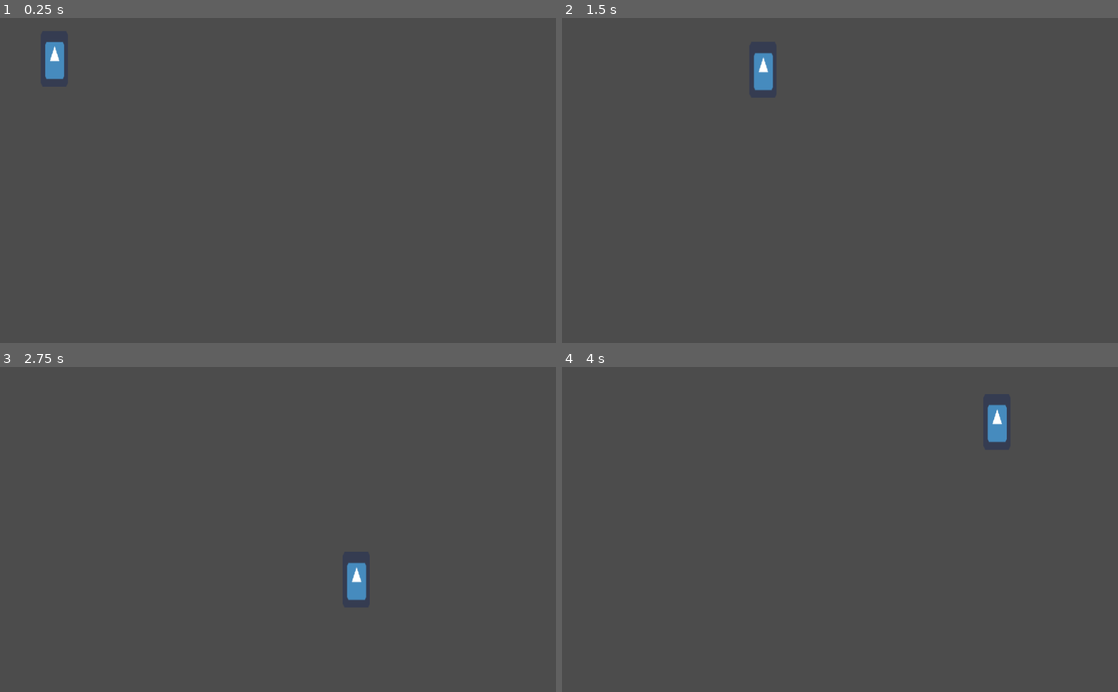
Above: before the commit, frames 1-4 (two rows, left to right).
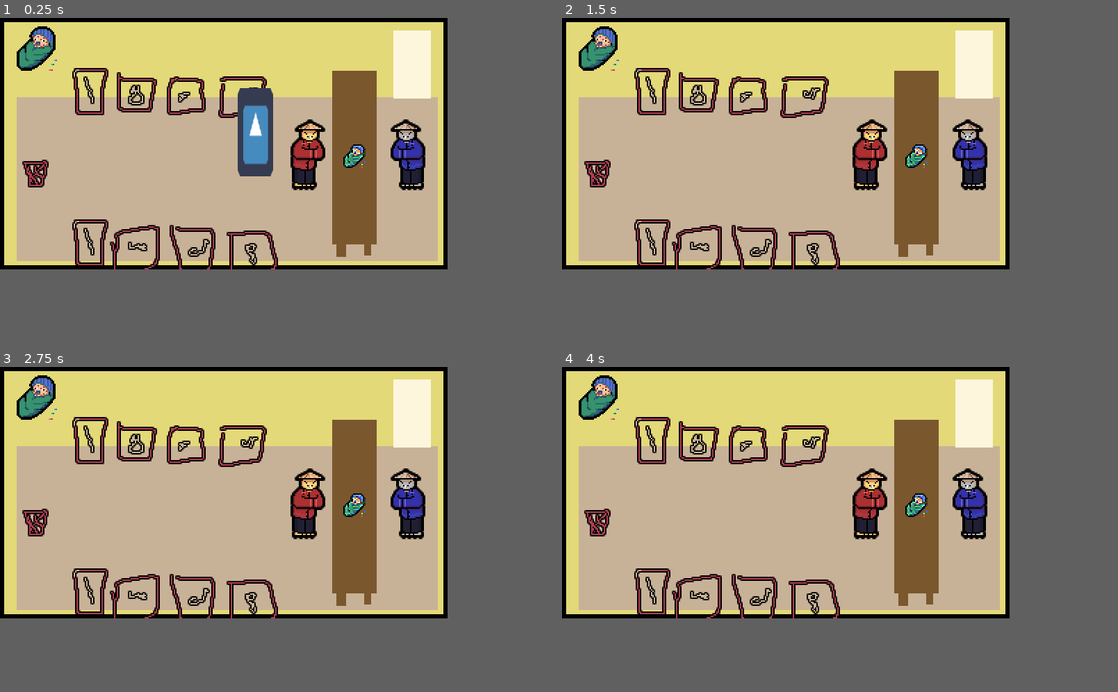
Above: after the commit, the same moments.

Repository: luis11011/Todoamil
Game: Godot game, scene res://World.tscn
The game is run twice, just before and just after one commit, with the same random seed, the same clock (stepped at 60 frames per second) and the same inputs. The engine's default icon, where the game draws it, is replaced by a stand-in: a white triangle on a blue panel in a dark square.
Inputs:
- Up to frame 1 (0.25 s): no input
- Up to frame 2 (1.5 s): tap Enter at 0.5 s; hold Right (ui_right) 0.53-1.28 s; tap Space (ui_select) at 0.6, 0.77, 1.07, 1.35 s; hold Down (ui_down) from 1.28 s (still down)
- Up to frame 3 (2.75 s): tap Space (ui_select) at 1.52, 1.82, 2.1 s; release Down (ui_down) at 2.03 s; hold Right (ui_right) from 2.03 s (still down)
- Up to frame 4 (4 s): release Right (ui_right) at 2.78 s; hold Up (ui_up) 2.78-3.53 s; tap Space (ui_select) at 2.85, 3.02, 3.32, 3.6, 3.77 s; hold Left (ui_left) from 3.53 s (still down)
In our replay, the window is 800x468 before the commit and 644x362 after it. These sizes can differ from the game's own. Grey fills any space a smaller window leaves; there, only what the larger window draws over its background counts as a difference.

The runs differ from the first frame. In frame 1, 61% of the frame differs, in the area x 0-81%, y 0-78%; in frame 2, 62%; in frame 3, 62%; in frame 4, 62%.

Commit message:
Window size

Diff:
--- a/Player.gd
+++ b/Player.gd
@@ -49,3 +49,4 @@
 	if areas.size()>0:
 		var object = areas[0] as Interactuable
 		object.interact()
+		var tomado = object.name
--- a/Player.tscn
+++ b/Player.tscn
@@ -3,23 +3,23 @@
 [ext_resource path="res://icon.png" type="Texture" id=1]
 [ext_resource path="res://Player.gd" type="Script" id=2]
 
-[sub_resource type="RectangleShape2D" id=1]
-extents = Vector2( 26, 26 )
+[sub_resource type="RectangleShape2D" id=3]
+extents = Vector2( 13, 13 )
 
 [sub_resource type="ConvexPolygonShape2D" id=2]
-points = PoolVector2Array( 0, -42, 42, 0, 0, 42, -42, 0 )
+points = PoolVector2Array( 0, -21, 21, 0, 0, 21, -21, 0 )
 
 [node name="Player" type="KinematicBody2D"]
 position = Vector2( 1, 0 )
 script = ExtResource( 2 )
 
 [node name="Sprite" type="Sprite" parent="."]
-position = Vector2( 0, -26.6134 )
-scale = Vector2( 1, 2.06454 )
+position = Vector2( -0.39721, -18.6691 )
+scale = Vector2( 0.507454, 1.27011 )
 texture = ExtResource( 1 )
 
 [node name="CollisionShape2D" type="CollisionShape2D" parent="."]
-shape = SubResource( 1 )
+shape = SubResource( 3 )
 
 [node name="Interactuator" type="Area2D" parent="."]
 
--- a/World.tscn
+++ b/World.tscn
@@ -1,18 +1,23 @@
-[gd_scene load_steps=4 format=2]
+[gd_scene load_steps=5 format=2]
 
 [ext_resource path="res://Player.tscn" type="PackedScene" id=1]
 [ext_resource path="res://Pickable.gd" type="Script" id=2]
+[ext_resource path="res://diagrama.png" type="Texture" id=3]
 
 [sub_resource type="CircleShape2D" id=3]
 radius = 18.1089
 
 [node name="World" type="Node2D"]
-position = Vector2( 99.1865, 102.042 )
+
+[node name="diagrama" type="Sprite" parent="."]
+position = Vector2( 161, 90.5 )
+texture = ExtResource( 3 )
 
 [node name="Slots" type="Node2D" parent="."]
 position = Vector2( 0, -50 )
 
 [node name="Player" parent="." instance=ExtResource( 1 )]
+position = Vector2( 184.057, 100.893 )
 
 [node name="TablePosition" type="Node2D" parent="."]
 position = Vector2( 45, 0 )
@@ -22,4 +27,5 @@
 
 [node name="CollisionShape2D" type="CollisionShape2D" parent="TablePosition/Pickable"]
 modulate = Color( 1, 0, 0, 1 )
+position = Vector2( 28.7394, 80.2308 )
 shape = SubResource( 3 )
--- a/project.godot
+++ b/project.godot
@@ -36,6 +36,13 @@
 run/main_scene="res://World.tscn"
 config/icon="res://icon.png"
 
+[display]
+
+window/size/width=322
+window/size/height=181
+window/stretch/mode="2d"
+window/stretch/aspect="keep"
+
 [input]
 
 ui_accept={
Binary file added: diagrama.png
Not shown, added: diagrama.png.import
